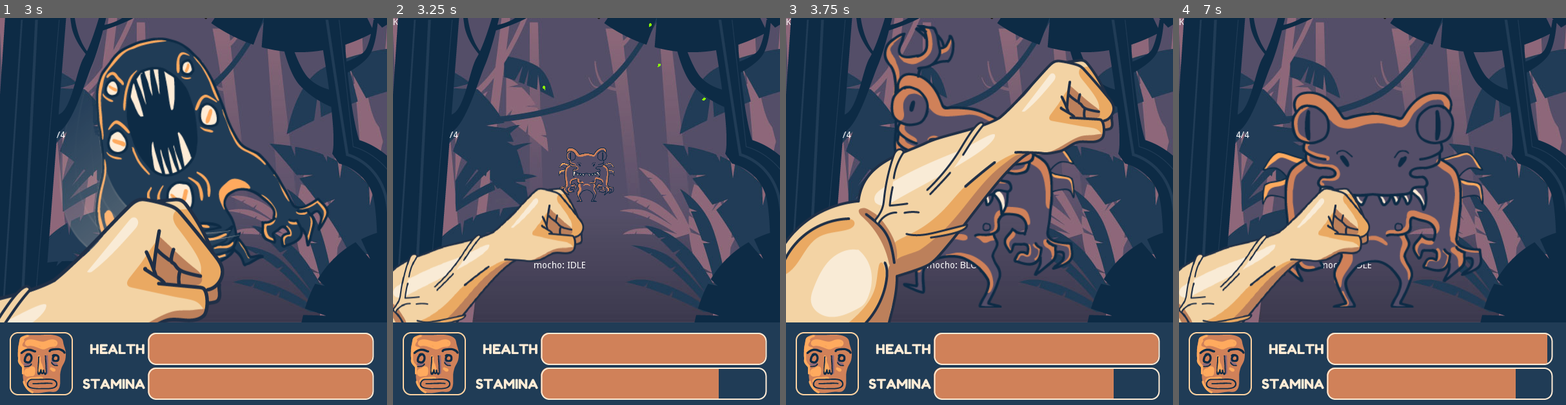
Above: before the commit, frames 1-4 (left to right).
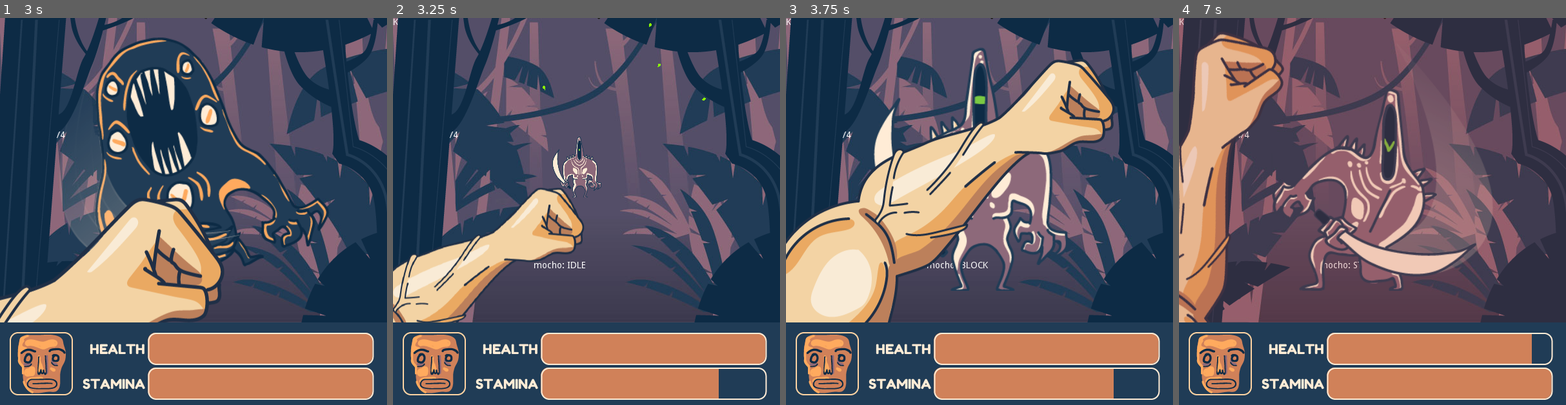
Above: after the commit, the same moments.

Repository: blackmambastudio/mocho
Game: Godot game, scene res://Game.tscn
The game is run twice, just before and just after one commit, with the same random seed, the same clock (stepped at 60 frames per second) and the same inputs.
Inputs (mouse positions are in pixels of both pictures, inside the frame that each line leads up to):
- Up to frame 1 (3 s): move the mouse to (278, 192) at 0.52 s; hold Right (ui_right) 0.53-1.28 s; tap D (block) at 0.6, 2.1 s; click (278, 192) at 0.67 s; tap Enter at 1.25 s; move the mouse to (116, 230) at 1.27 s; tap K (hit) at 1.35, 2.85 s; tap Space at 2 s; move the mouse to (232, 126) at 2.02 s; hold Right (ui_right) from 2.03 s (still down); move the mouse to (174, 288) at 2.77 s; click (174, 288) at 2.92 s
- Up to frame 2 (3.25 s): keep holding Right (ui_right)
- Up to frame 3 (3.75 s): move the mouse to (1095, 269) at 3.52 s; release Right (ui_right) at 3.53 s; tap D (block) at 3.6 s
- Up to frame 4 (7 s): move the mouse to (1256, 153) at 4.27 s; tap K (hit) at 4.35, 5.85 s; move the mouse to (1391, 211) at 5.02 s; tap D (block) at 5.1, 6.6 s; click (1391, 211) at 5.17 s; move the mouse to (1314, 114) at 5.77 s; hold Right (ui_right) from 5.78 s (still down); move the mouse to (1457, 192) at 6.52 s

Frame 1 is identical in both runs. In frame 2, 1.2% of the frame differs, in the area x 41-58%, y 30-48%; in frame 3, 11%; in frame 4, 57%, in the area x 0-100%, y 0-99%.

Commit message:
updates milton

Diff:
--- a/Dungeon.gd
+++ b/Dungeon.gd
@@ -7,9 +7,9 @@
 func next_monster():
 	randomize()
 	var value = randf()
-	if value < 0.5:
+	if value < 0.05:
 		return Monster.instance()
-	if value < 0.8:
+	if value < 0.9:
 		return Milton.instance()
 	else:
 		return Marta.instance()
--- a/MonsterMilton.gd
+++ b/MonsterMilton.gd
@@ -8,9 +8,9 @@
 # 5 restore time to hit
 func _ready():
 	status_pattern = [
-		[1,1,1,1,1,0,0,0,2,4,2,2,2,2,2,2],
+		[1,1,1,1,0,0,0,0,2,4,2,2,2,2,2,2],
 		[2,2,2,5,0,0,0,0,0,0,0,0,0,0,0,0],
-		[0,0,0,0,0,0,0,0,0,0,0,0,0,0,0,0],
+		[0,0,0,0,0,0,0,0,0,0,0,0,1,1,1,1],
 		[1,1,1,1,1,1,1,1,1,1,1,1,1,1,1,1]
 	]
 	beats_lenght = len(status_pattern)
--- a/MonsterMilton.tscn
+++ b/MonsterMilton.tscn
@@ -12,6 +12,7 @@
 time_to_hit = 0.38
 time_dodge = 0.1
 time_blocking = 0.1
+damage = 5
 reflexes = 0.99
 monster_type = "Milton"
 min_time_to_hit = 0.05
